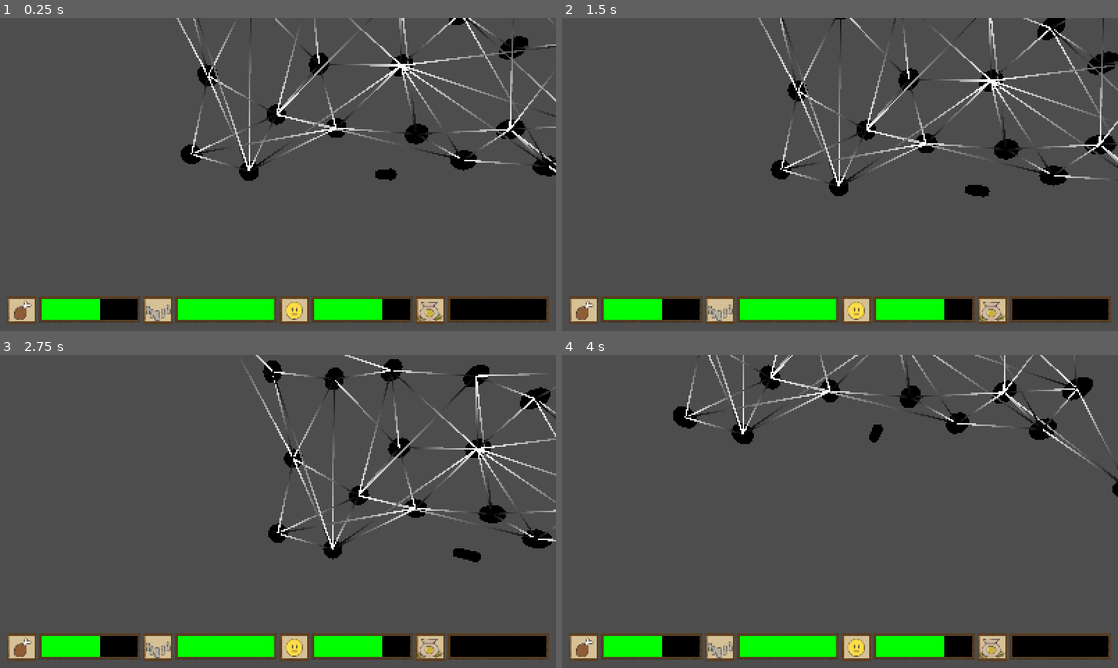
Above: before the commit, frames 1-4 (two rows, left to right).
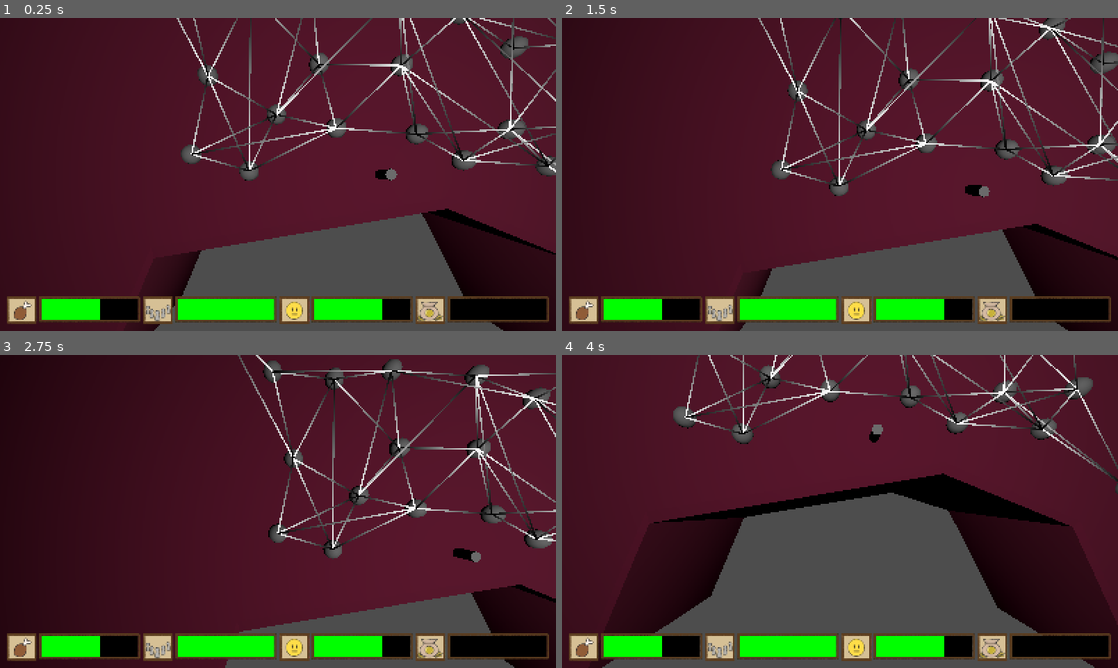
Above: after the commit, the same moments.

Repository: Xamora64/conquista-mort
Game: Godot game, scene res://scenes/main.tscn
Two runs of this game, one before a commit and one after it. Both use one fixed random seed, a clock stepped at 60 frames per second and the inputs below.
Inputs (mouse positions are in pixels of both pictures, inside the frame that each line leads up to):
- Up to frame 1 (0.25 s): no input
- Up to frame 2 (1.5 s): tap Enter at 0.5 s; move the mouse to (962, 158) at 0.52 s; press the mouse at (962, 158) at 0.53 s; release the mouse at (962, 158) at 1.25 s; tap Space at 1.25 s; drag from (728, 190) to (812, 237) at 1.27 s
- Up to frame 3 (2.75 s): tap Enter at 2 s; move the mouse to (333, 442) at 2.02 s; tap Mouse wheel down (zoom-out) at 2.1 s; click (333, 442) at 2.17 s
- Up to frame 4 (4 s): tap Space at 2.75 s; drag from (812, 574) to (673, 464) at 2.77 s; tap Enter at 3.5 s; move the mouse to (1006, 558) at 3.52 s; tap Mouse wheel up (zoom-in) at 3.6 s; click (1006, 558) at 3.67 s

The runs differ from the first frame. In frame 1, 77% of the frame differs, in the area x 0-100%, y 0-100%; in frame 2, 80%; in frame 3, 84%; in frame 4, 68%.

Commit message:
Putting the 3DMap

Diff:
--- a/scenes/map.tscn
+++ b/scenes/map.tscn
@@ -1,10 +1,14 @@
 [gd_scene format=3 uid="uid://c5b3ssno3qjsc"]
 
-[ext_resource type="Texture2D" uid="uid://dyiw2b842pin3" path="res://assets/textures/US.jpg" id="1_c7s6e"]
+[ext_resource type="Texture2D" uid="uid://dg5kigqjxhmf2" path="res://assets/textures/US.jpg" id="1_c7s6e"]
 [ext_resource type="Script" uid="uid://c80ms475rst3i" path="res://scripts/map.gd" id="1_paxxb"]
 [ext_resource type="PackedScene" uid="uid://sxjiai3gj67q" path="res://scenes/event.tscn" id="2_gldc4"]
 [ext_resource type="PackedScene" uid="uid://cjufafh5f14cc" path="res://scenes/indian.tscn" id="3_0cso3"]
 [ext_resource type="PackedScene" uid="uid://k5m00iwwau2m" path="res://scenes/path.tscn" id="4_2klcf"]
+[ext_resource type="PackedScene" uid="uid://ebrcp5jd37fk" path="res://assets/meshes/map.fbx" id="6_2lpho"]
+
+[sub_resource type="StandardMaterial3D" id="StandardMaterial3D_kwsvg"]
+albedo_color = Color(0.49868584, 0.10165491, 0.24182004, 1)
 
 [node name="Map" type="Node3D" unique_id=2049311125]
 script = ExtResource("1_paxxb")
@@ -13,6 +17,30 @@
 path_scene = ExtResource("4_2klcf")
 
 [node name="Map2D" type="Sprite3D" parent="." unique_id=2106451994]
-transform = Transform3D(1, 0, 0, 0, -4.371139e-08, 1, 0, -1, -4.371139e-08, 0, 0, 0)
+transform = Transform3D(1.2, 0, 0, 0, -5.2453668e-08, 1.2, 0, -1.2, -5.2453668e-08, -0.585266, 0, -1.4327955)
 visible = false
 texture = ExtResource("1_c7s6e")
+
+[node name="map" parent="." unique_id=1585450268 instance=ExtResource("6_2lpho")]
+transform = Transform3D(0.1, 0, 0, 0, 0.1, 0, 0, 0, 0.1, -0.95738375, -1.0168176, -4.806658)
+
+[node name="Cube" parent="map" index="0" unique_id=27669361]
+transform = Transform3D(100, 0, 0, 0, -1.1920929e-05, 22.241533, 0, -99.99999, -2.6513974e-06, -5.693924, 0, 3.0166245)
+surface_material_override/0 = SubResource("StandardMaterial3D_kwsvg")
+
+[node name="AreaLight3D" type="AreaLight3D" parent="." unique_id=940493086]
+transform = Transform3D(1, 0, 0, 0, -4.371139e-08, 1, 0, -1, -4.371139e-08, 1.255486, 3.3093572, -0.37227368)
+visible = false
+light_energy = 5.0
+light_indirect_energy = 6.037
+light_volumetric_fog_energy = 9.593
+light_specular = 7.222
+area_attenuation = 2.0
+area_size = Vector2(3, 3)
+
+[node name="OmniLight3D" type="OmniLight3D" parent="." unique_id=613796064]
+transform = Transform3D(1, 0, 0, 0, 1, 0, 0, 0, 1, 1, 4, 0)
+light_energy = 2.0
+omni_range = 8.0
+
+[editable path="map"]
--- a/scripts/map.gd
+++ b/scripts/map.gd
@@ -97,7 +97,7 @@
 			if (possible_link == event):
 				continue
 			var distance = event.position.distance_to(possible_link.position)
-			if (distance > 2):
+			if (distance > 1.8):
 				continue
 
 			for i in range(event.links_limit):
